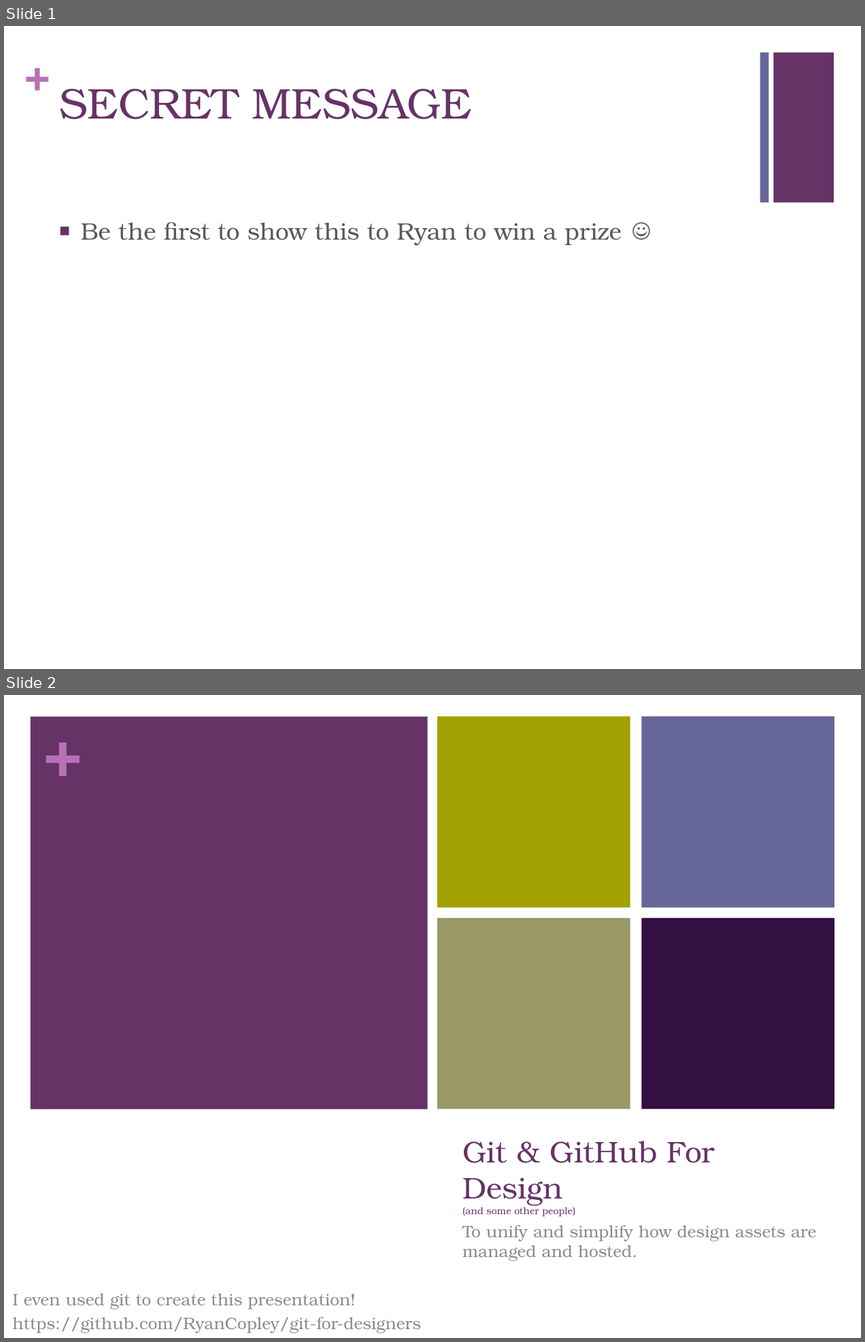
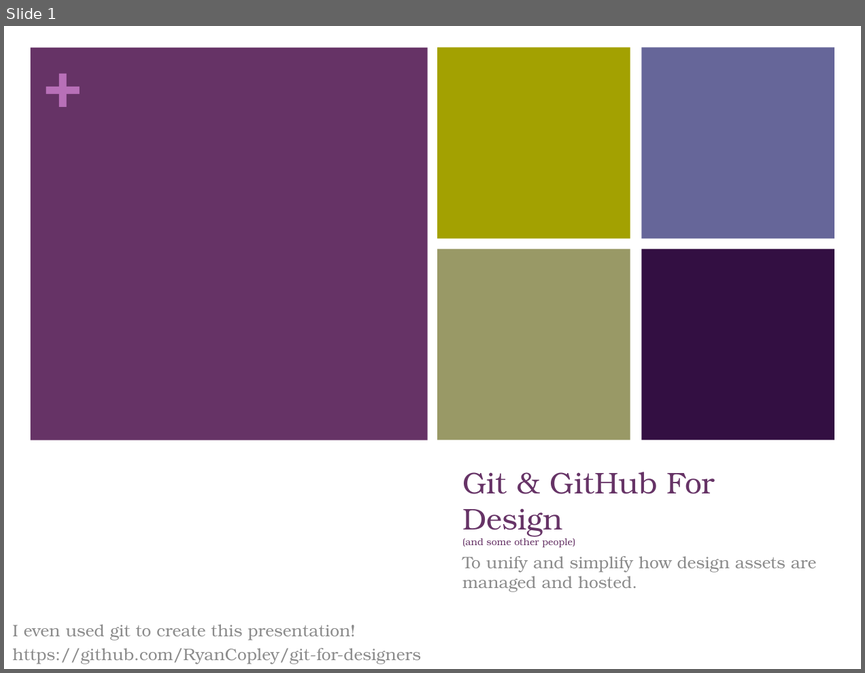
Before and after one commit to RyanCopley/git-for-designers, a slide deck: Presentation.pptx. Shown one above the other, each under a label of ours: slides 1 and 2 before the commit, slide 1 after it. The pictures are 865x1342 and 865x673 pixels, drawn with LibreOffice and Linux fonts; fonts in the diff are those of the drawing. Boxes give left, top, right and bottom in pixels: in the first picture for what was removed or moved away, otherwise in the second. Text is boxed around its words. In the diff, an @@ line names an element or a change of style, - is before the commit and + after.

Commit message:
Hid the secret message

```diff
--- a/Presentation.pptx
+++ b/Presentation.pptx
@@ slide 1 removed at (4, 26, 861, 669), background #FFFFFF @@
@@ text removed at (24, 48, 50, 99) @@
-+
@@ rectangle removed at (759, 53, 768, 203) @@
@@ rectangle removed at (773, 53, 834, 203) @@
@@ title removed at (59, 89, 472, 119) @@
-SECRET MESSAGE
@@ text removed at (81, 222, 621, 246) @@
-■ Be the first to show this to Ryan to win a prize ☺
@@ what was slide 2 is now slide 1 @@
```
